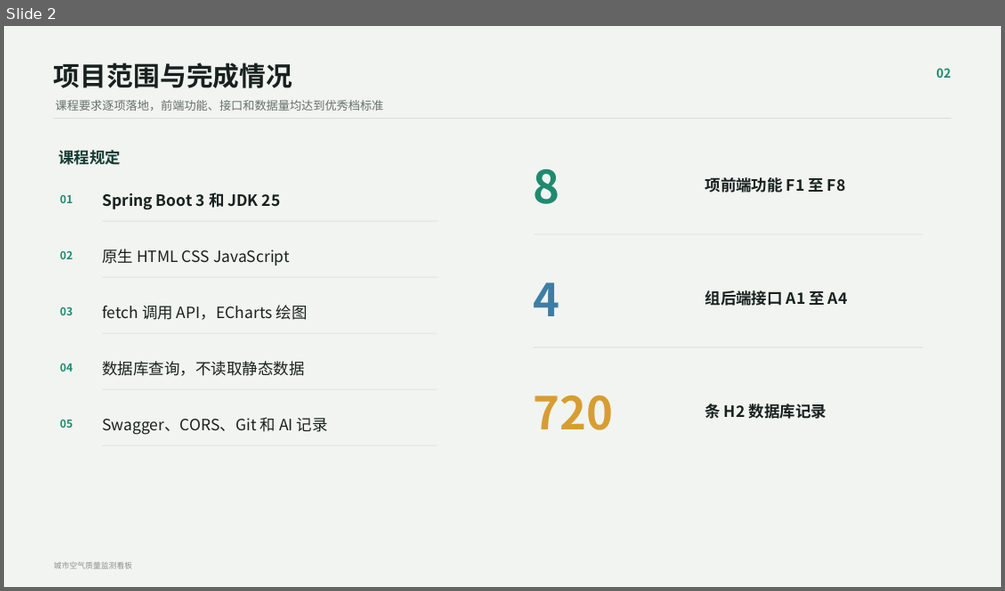
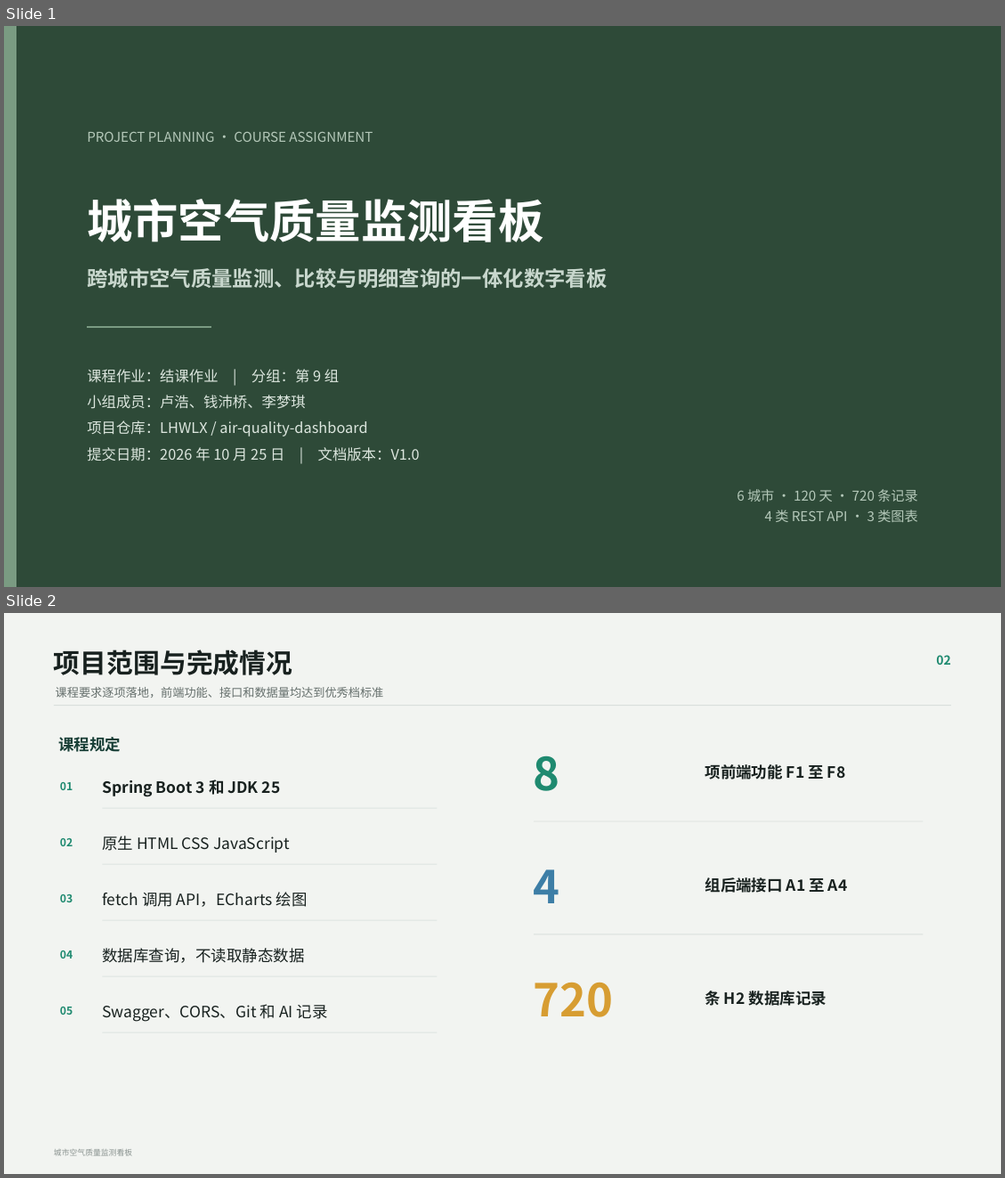
Before and after one commit to LHWLX/air-quality-dashboard, a slide deck: docs/城市空气质量监测看板答辩.pptx. Shown one above the other, each under a label of ours: slide 2 before the commit, slides 1 and 2 after it. The pictures are 1005x591 and 1005x1178 pixels, drawn with LibreOffice and Linux fonts; fonts in the diff are those of the drawing. Boxes give left, top, right and bottom in pixels: in the first picture for what was removed or moved away, otherwise in the second. Text is boxed around its words. In the diff, an @@ line names an element or a change of style, - is before the commit and + after.

Commit message:
完善空气质量看板课程项目提交物

```diff
--- a/docs/城市空气质量监测看板答辩.pptx
+++ b/docs/城市空气质量监测看板答辩.pptx
@@ slide 1 added at <box>4,26,1001,587</box>, background #2E4A38 @@
@@ rounded rectangle added at <box>4,26,16,587</box>, fill #7A9B82 @@
@@ text added at <box>87,132,372,142</box>, 13 pt, text #B4C8B9 @@
+PROJECT PLANNING · COURSE ASSIGNMENT
@@ text added at <box>87,199,543,242</box>, 44 pt, text #FFFFFF, bold @@
+城市空气质量监测看板
@@ text added at <box>87,268,607,288</box>, 20 pt, text #C8D7CD, bold @@
+跨城市空气质量监测、比较与明细查询的一体化数字看板
@@ line added from (87, 328) to (212, 328), #7A9B82 2 pt @@
@@ text added at <box>87,369,420,461</box>, 14 pt, text #DCE6DE @@
+课程作业：结课作业 | 分组：第 9 组
+小组成员：卢浩、钱沛桥、李梦琪
+项目仓库：LHWLX / air-quality-dashboard
+提交日期：2026 年 10 月 25 日 | 文档版本：V1.0
@@ text added at <box>736,489,917,522</box>, 13 pt, text #B4C8B9 @@
+6 城市 · 120 天 · 720 条记录
+4 类 REST API · 3 类图表
```
Also in this commit, not shown: 4 other slides added, 3 slides removed, 39 other files.
